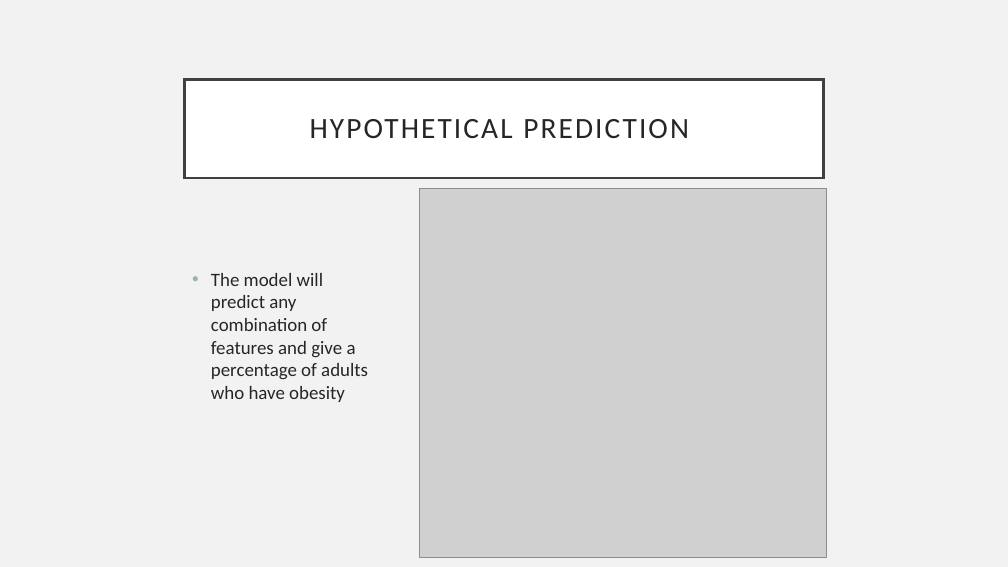
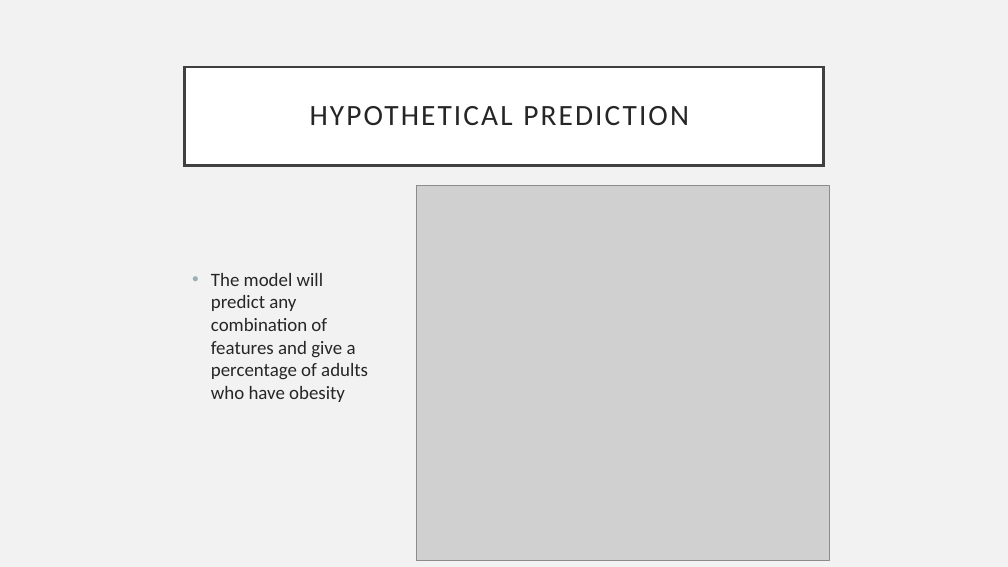
Before and after one commit to saganaga/Obesity-Prediction-Model, a slide deck: slide 12 of ObesityRiskFactors.pptx. Drawn at 1008x567 pixels with LibreOffice and Linux fonts; fonts in the diff are those of the drawing; grey boxes stand for pictures. Boxes give left, top, right and bottom in pixels: in the first picture for what was removed or moved away, otherwise in the second. Text is boxed around its words. In the diff, an @@ line names an element or a change of style, - is before the commit and + after.

Commit message:
Updated prediction model

```diff
--- a/ObesityRiskFactors.pptx
+++ b/ObesityRiskFactors.pptx
@@ title "HYPOTHETICAL PREDICTION": place and size @@
-title "HYPOTHETICAL PREDICTION" at box(185, 79, 823, 178)
+title "HYPOTHETICAL PREDICTION" at box(185, 67, 823, 166)
@@ picture: place and size @@
-picture at box(420, 189, 827, 557)
+picture at box(416, 185, 830, 560)
```
Also in this commit, not shown: 5 other slides changed.
